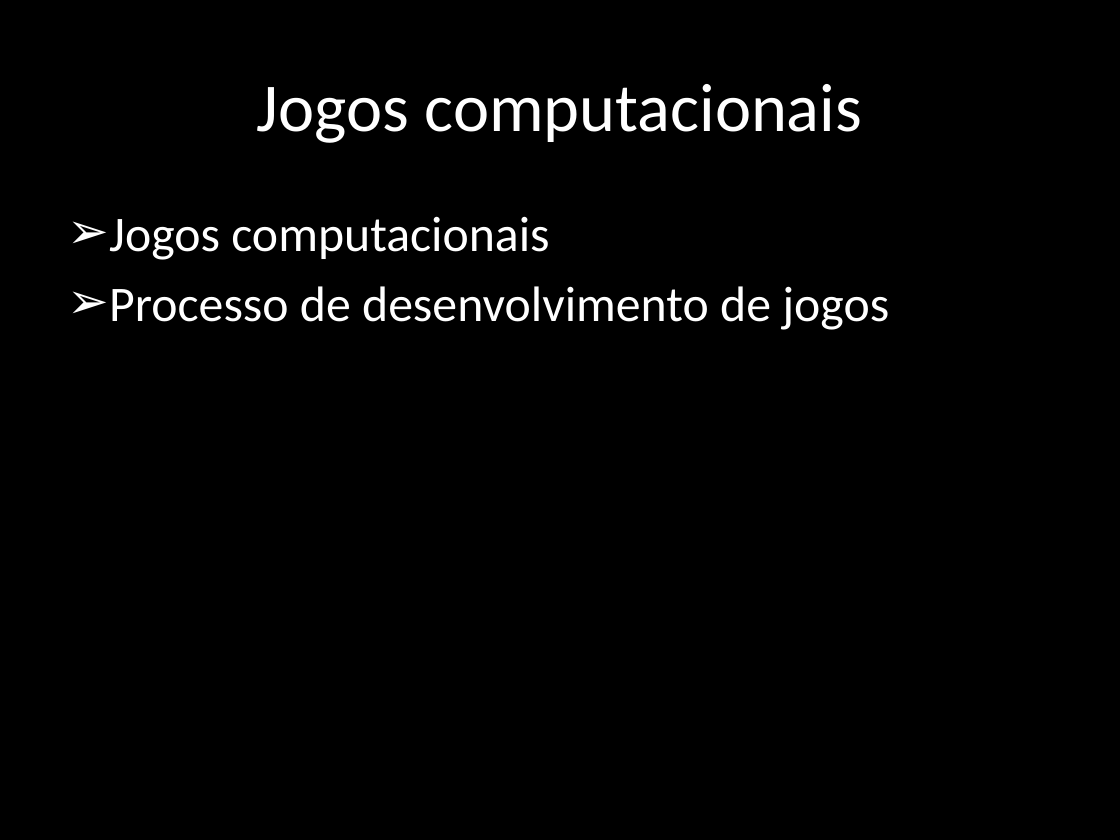
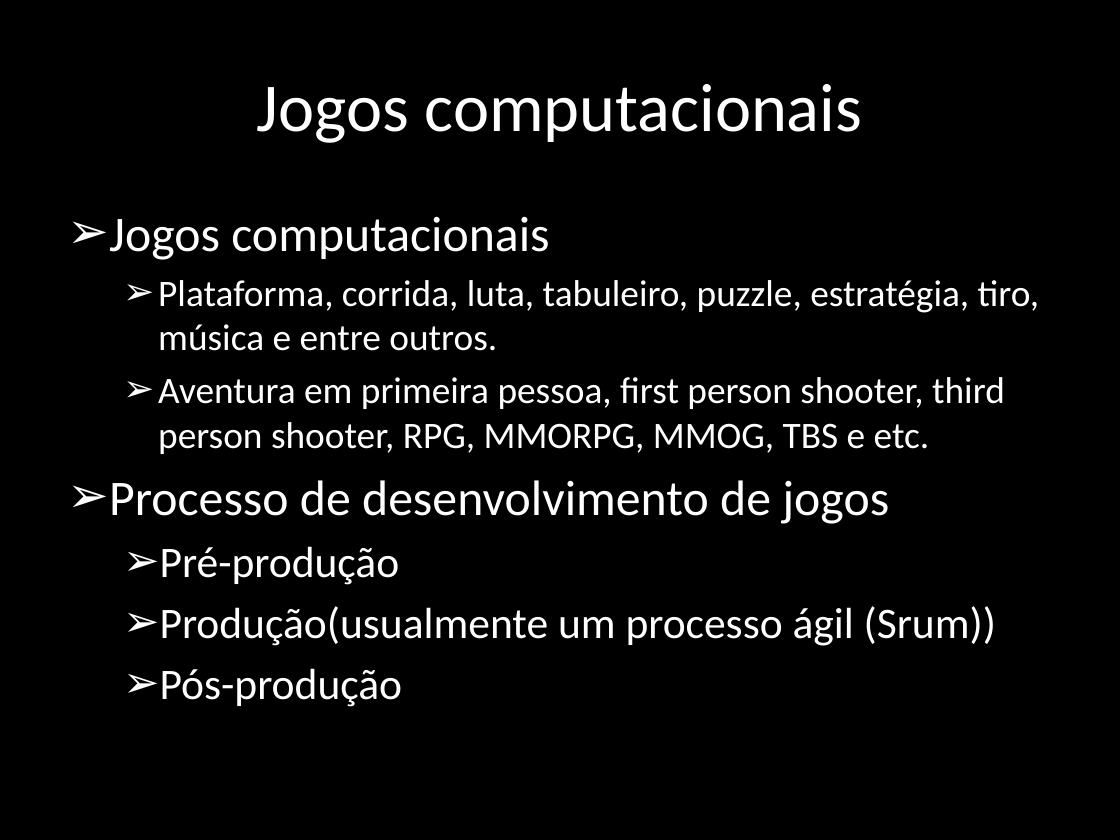
Before and after one commit to rafaelmoura0402/rafaelTCC, a slide deck: slide 11 of pre-projeto/apresentacao.pptx (slide 10 before the commit). Drawn at 1120x840 pixels with LibreOffice and Linux fonts; fonts in the diff are those of the drawing. Boxes give left, top, right and bottom in pixels: in the first picture for what was removed or moved away, otherwise in the second. Text is boxed around its words. In the diff, an @@ line names an element or a change of style, - is before the commit and + after.

```diff
--- a/pre-projeto/apresentacao.pptx
+++ b/pre-projeto/apresentacao.pptx
@@ text at <box>158,280,1040,454</box>: paragraphs added @@
+  ➢ Plataforma, corrida, luta, tabuleiro, puzzle, estratégia, tiro, música e entre outros.
+  ➢ Aventura em primeira pessoa, first person shooter, third person shooter, RPG, MMORPG, MMOG, TBS e etc.
@@ text at <box>160,546,996,707</box>: paragraphs added @@
+  ➢ Pré-produção
+  ➢ Produção(usualmente um processo ágil (Srum))
+  ➢ Pós-produção
```
Also in this commit, not shown: 2 other slides changed, 5 slides added, 1 slide removed, 1 other file.
